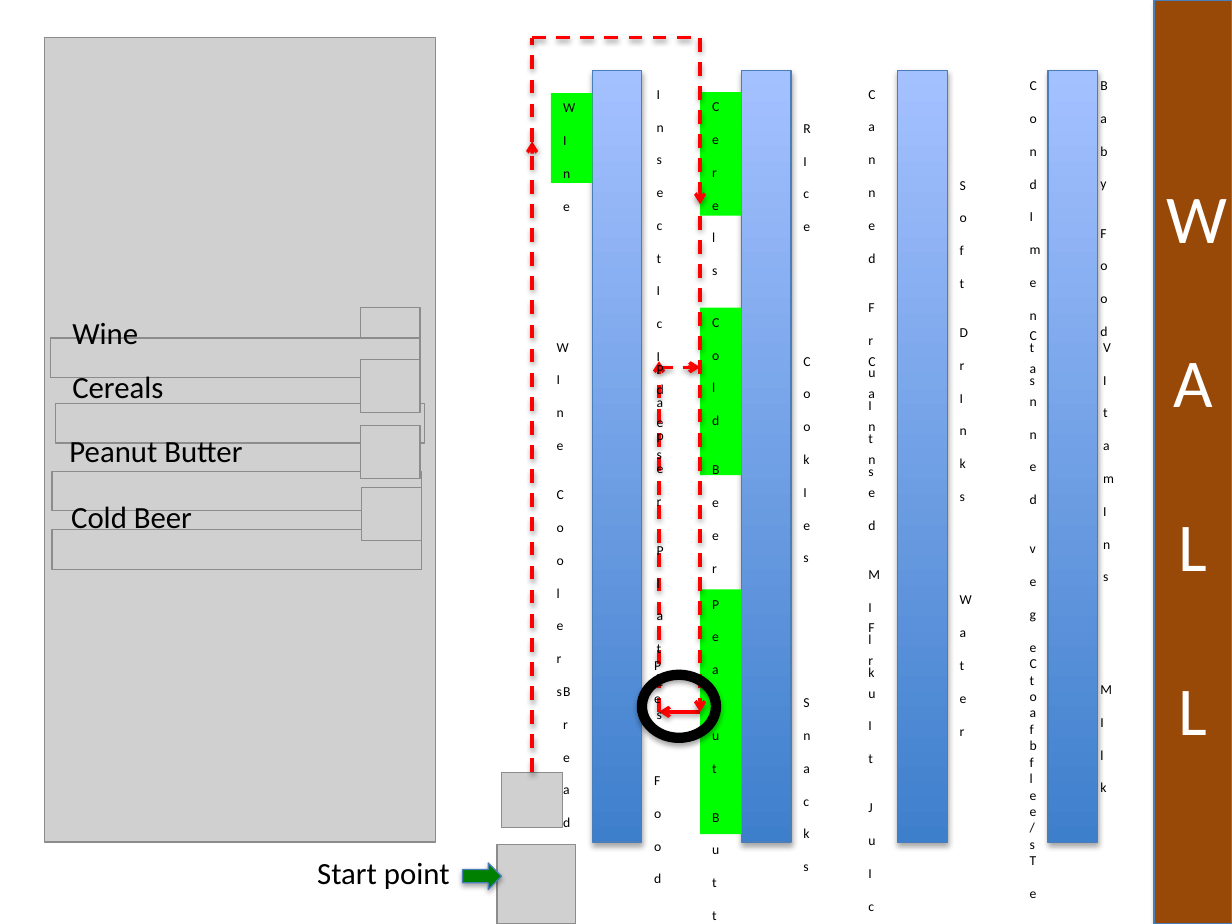
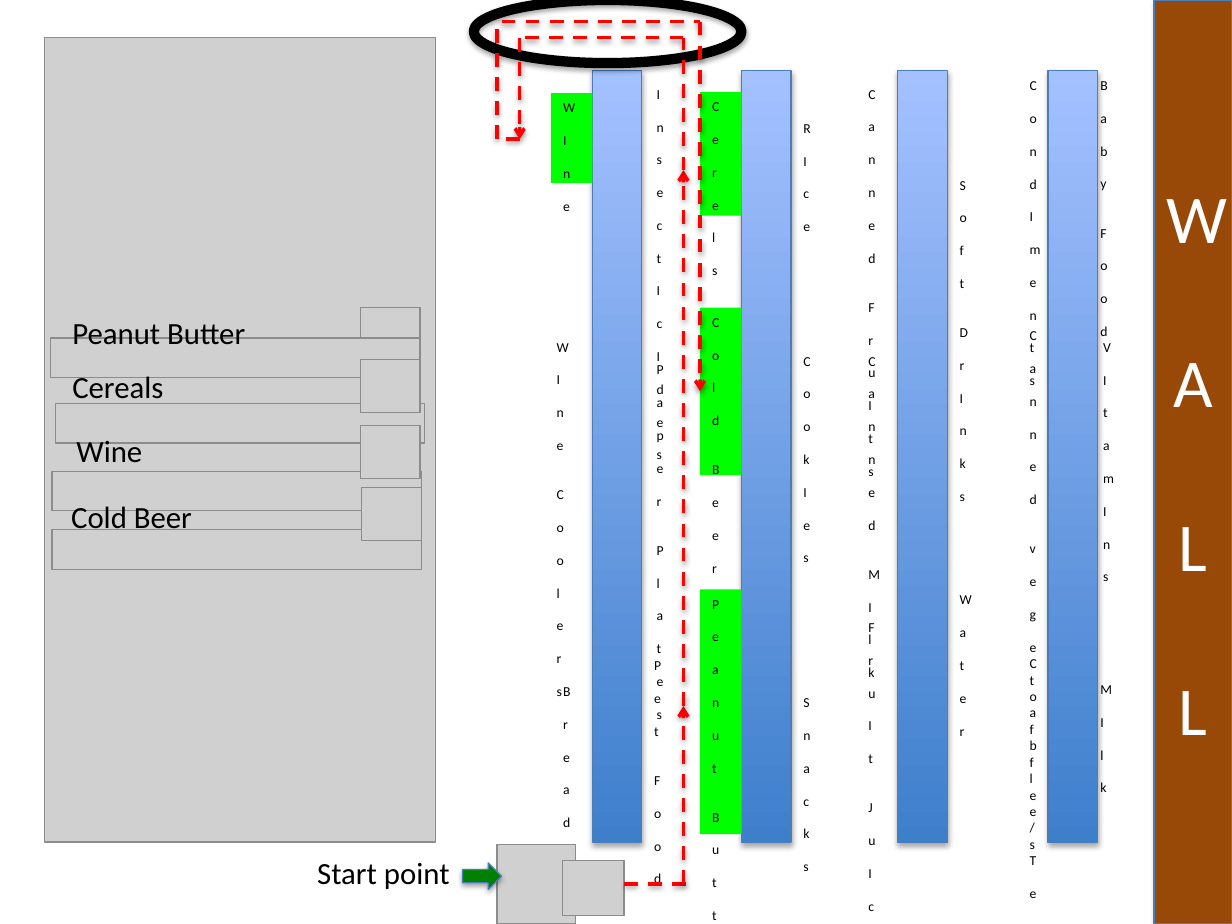
Before and after one commit to samuelbritt/QuickShop, a slide deck: slide 12 of QuickShop_DEMO.pptx. Drawn at 1232x924 pixels with LibreOffice and Linux fonts; fonts in the diff are those of the drawing; grey boxes stand for pictures. Boxes give left, top, right and bottom in pixels: in the first picture for what was removed or moved away, otherwise in the second. Text is boxed around its words. In the diff, an @@ line names an element or a change of style, - is before the commit and + after.

```diff
--- a/QuickShop_DEMO.pptx
+++ b/QuickShop_DEMO.pptx
@@ ellipse: place and size @@
-ellipse at <box>642,675,716,738</box>
+ellipse at <box>474,0,742,63</box>
@@ line added from (496, 139) to (496, 22), #FF0000 2 pt dashed @@
@@ line added from (501, 22) to (700, 22), #FF0000 2 pt dashed @@
@@ arrow moved from (659, 712) - (659, 361) to (700, 22) - (700, 392) @@
@@ line moved from (532, 38) - (700, 38) to (684, 38) - (520, 38) @@
@@ line moved from (532, 142) - (532, 38) to (520, 38) - (520, 139) @@
@@ line (520, 38) - (520, 139): line to arrow @@
@@ arrow moved from (700, 38) - (700, 205) to (684, 170) - (684, 38) @@
@@ arrow (684, 170) - (684, 38): arrow to line @@
@@ line added from (520, 139) to (496, 139), #FF0000 2 pt dashed @@
@@ arrow removed from (532, 772) to (532, 142) @@
@@ arrow moved from (700, 216) - (700, 712) to (684, 706) - (684, 170) @@
@@ text "Peanut Butter": place and size @@
-text "Peanut Butter" at <box>69,442,242,463</box>
+text "Peanut Butter" at <box>72,324,245,345</box>
@@ arrow removed from (659, 367) to (700, 367) @@
@@ text "Wine": place and size @@
-text "Wine" at <box>72,323,138,344</box>
+text "Wine" at <box>76,441,142,462</box>
@@ arrow removed from (700, 712) to (659, 712) @@
@@ arrow added from (684, 885) to (684, 706), #FF0000 2 pt dashed @@
@@ picture: place and size @@
-picture at <box>501,772,563,828</box>
+picture at <box>563,860,625,915</box>
@@ line added from (625, 885) to (686, 885), #FF0000 2 pt dashed @@
```
Also in this commit, not shown: 5 other slides changed, 1 other file.
